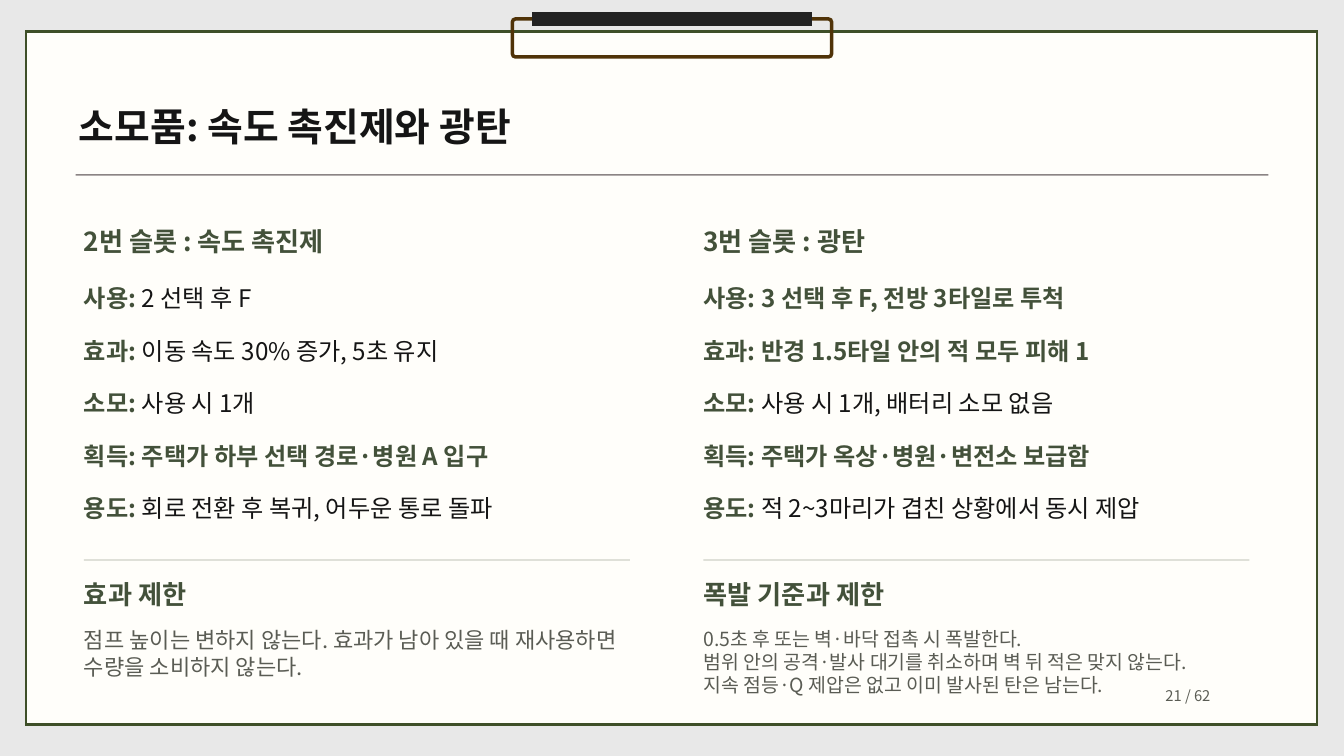
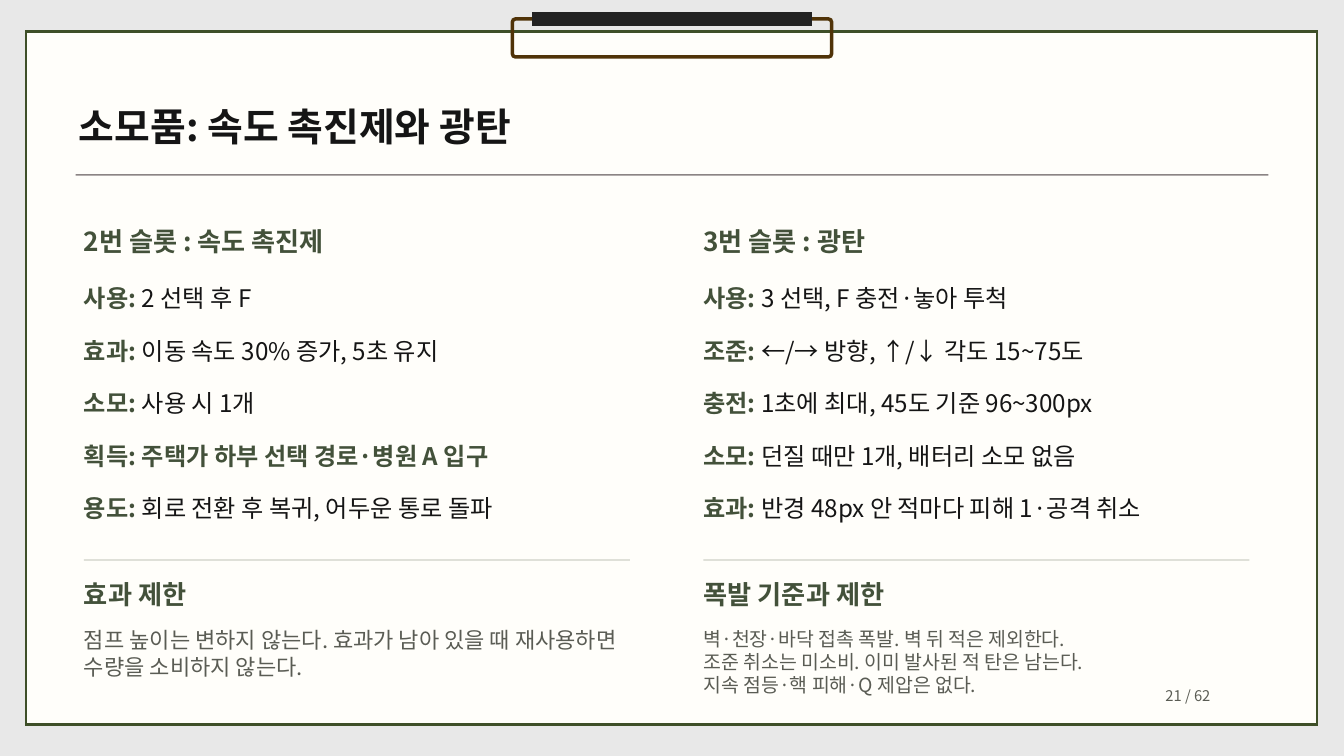
Before and after one commit to dbguswh/2Dgame_project, a slide deck: slide 21 of 2D게임프로그래밍 기획서.pptx. Drawn at 1344x756 pixels with LibreOffice and Linux fonts; fonts in the diff are those of the drawing. Boxes give left, top, right and bottom in pixels: in the first picture for what was removed or moved away, otherwise in the second. Text is boxed around its words. In the diff, an @@ line names an element or a change of style, - is before the commit and + after.

Commit message:
광탄 충전과 방향 조준 규칙을 기획서에 반영

```diff
--- a/2D게임프로그래밍 기획서.pptx
+++ b/2D게임프로그래밍 기획서.pptx
@@ text at (703,286,1008,312): text changed; text colour #43513A to #151515; bold off @@
-사용: 3 선택 후 F, 전방 3타일로 투척
+사용: 3 선택, F 충전·놓아 투척
@@ text at (703,340,1083,365): text changed; text colour #43513A to #151515; bold off @@
-효과: 반경 1.5타일 안의 적 모두 피해 1
+조준: ←/→ 방향, ↑/↓ 각도 15~75도
@@ text at (703,391,1093,418): text changed @@
-소모: 사용 시 1개, 배터리 소모 없음
+충전: 1초에 최대, 45도 기준 96~300px
@@ text at (703,445,1076,470): text changed; text colour #43513A to #151515; bold off @@
-획득: 주택가 옥상·병원·변전소 보급함
+소모: 던질 때만 1개, 배터리 소모 없음
@@ text at (703,496,1141,523): text changed @@
-용도: 적 2~3마리가 겹친 상황에서 동시 제압
+효과: 반경 48px 안 적마다 피해 1·공격 취소
@@ text at (703,630,1084,696): text changed @@
-0.5초 후 또는 벽·바닥 접촉 시 폭발한다.
-범위 안의 공격·발사 대기를 취소하며 벽 뒤 적은 맞지 않는다.
-지속 점등·Q 제압은 없고 이미 발사된 탄은 남는다.
+벽·천장·바닥 접촉 폭발. 벽 뒤 적은 제외한다.
+조준 취소는 미소비. 이미 발사된 적 탄은 남는다.
+지속 점등·핵 피해·Q 제압은 없다.
```
Also in this commit, not shown: 7 other slides changed, 1 other file.
